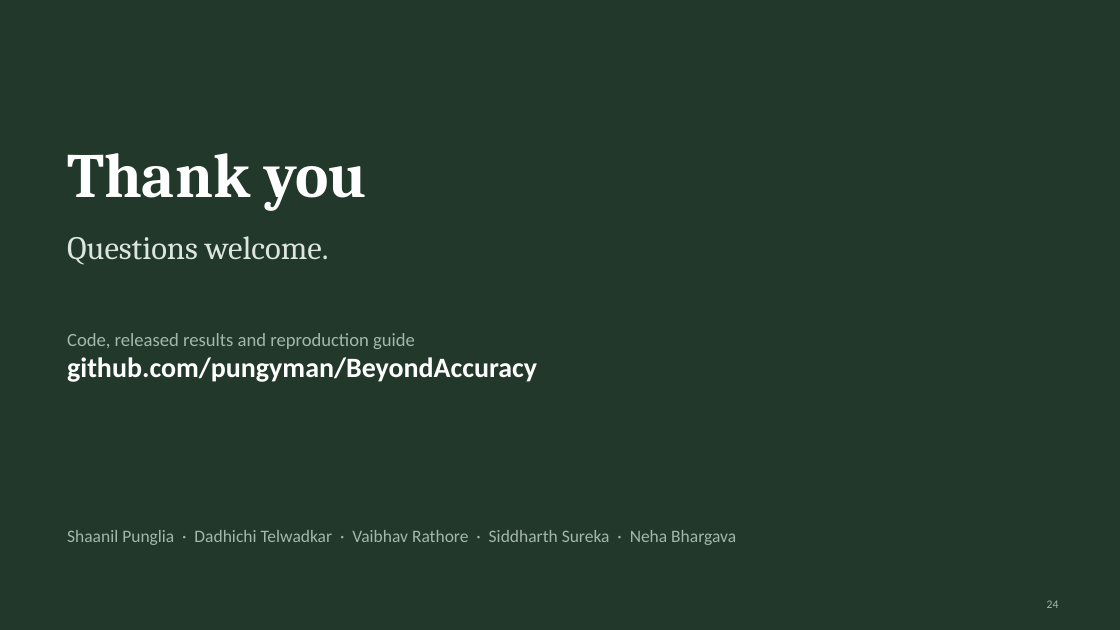
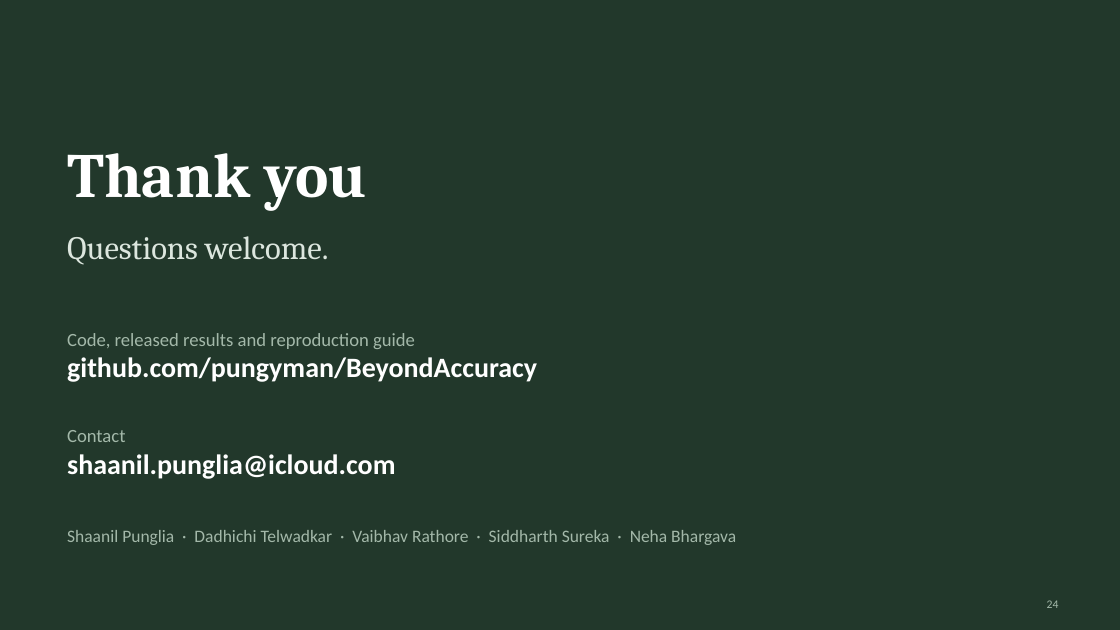
Before and after one commit to xiaoAugenstern/Multi-LLL-2026, a slide deck: slide 24 of assets/presentations/multilll-12-beyond-accuracy.pptx. Drawn at 1120x630 pixels with LibreOffice and Linux fonts; fonts in the diff are those of the drawing. Boxes give left, top, right and bottom in pixels: in the first picture for what was removed or moved away, otherwise in the second. Text is boxed around its words. In the diff, an @@ line names an element or a change of style, - is before the commit and + after.

```diff
--- a/assets/presentations/multilll-12-beyond-accuracy.pptx
+++ b/assets/presentations/multilll-12-beyond-accuracy.pptx
@@ text added at bbox=[67, 430, 395, 479], 24 pt, text #FFFFFF, bold @@
+Contact
+shaanil.punglia@icloud.com
```
Also in this commit, not shown: 23 other slides changed, 1 slide added, 1 other file.
